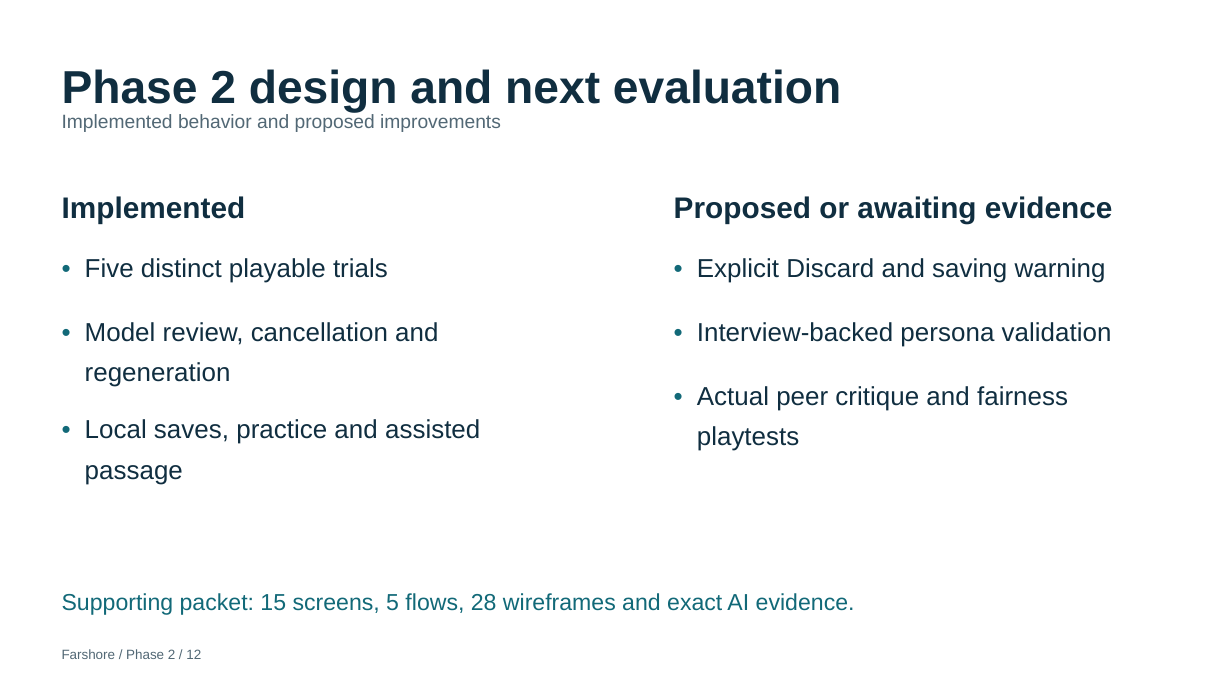
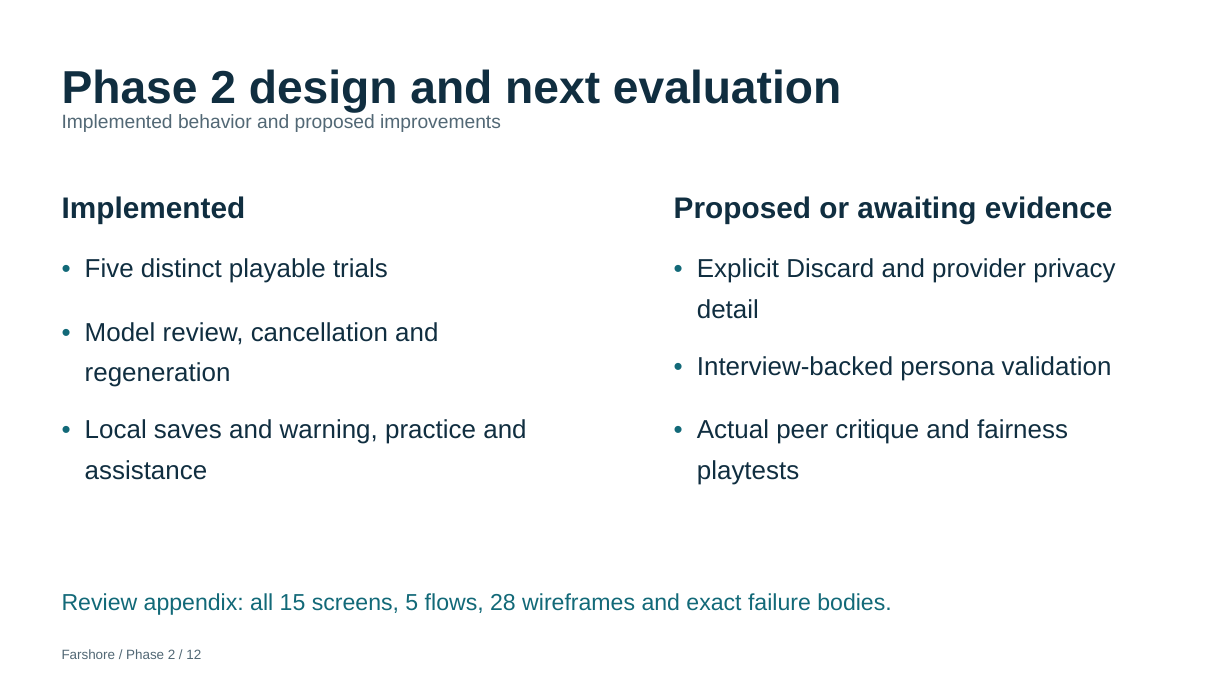
Before and after one commit to RavangDai/Farshore, a slide deck: slide 12 of Farshore Context and Assisment/docs/assignment/phase2-arcade/Farshore-Phase-2-Arcade-Presentation.pptx. Drawn at 1232x693 pixels with LibreOffice and Linux fonts; fonts in the diff are those of the drawing. Boxes give left, top, right and bottom in pixels: in the first picture for what was removed or moved away, otherwise in the second. Text is boxed around its words. In the diff, an @@ line names an element or a change of style, - is before the commit and + after.

```diff
--- a/Farshore Context and Assisment/docs/assignment/phase2-arcade/Farshore-Phase-2-Arcade-Presentation.pptx
+++ b/Farshore Context and Assisment/docs/assignment/phase2-arcade/Farshore-Phase-2-Arcade-Presentation.pptx
@@ text at box(697, 258, 1115, 319): text changed @@
-Explicit Discard and saving warning
+Explicit Discard and provider privacy detail
@@ text at box(85, 419, 526, 480): text changed @@
-Local saves, practice and assisted passage
+Local saves and warning, practice and assistance
@@ 4 texts: place and size @@
-4 texts at box(674, 306, 1112, 451)
+4 texts at box(674, 340, 1112, 485)
@@ text at box(62, 593, 891, 615): text changed @@
-Supporting packet: 15 screens, 5 flows, 28 wireframes and exact AI evidence.
+Review appendix: all 15 screens, 5 flows, 28 wireframes and exact failure bodies.
```
Also in this commit, not shown: 4 other slides changed, 39 slides added, 25 other files.
